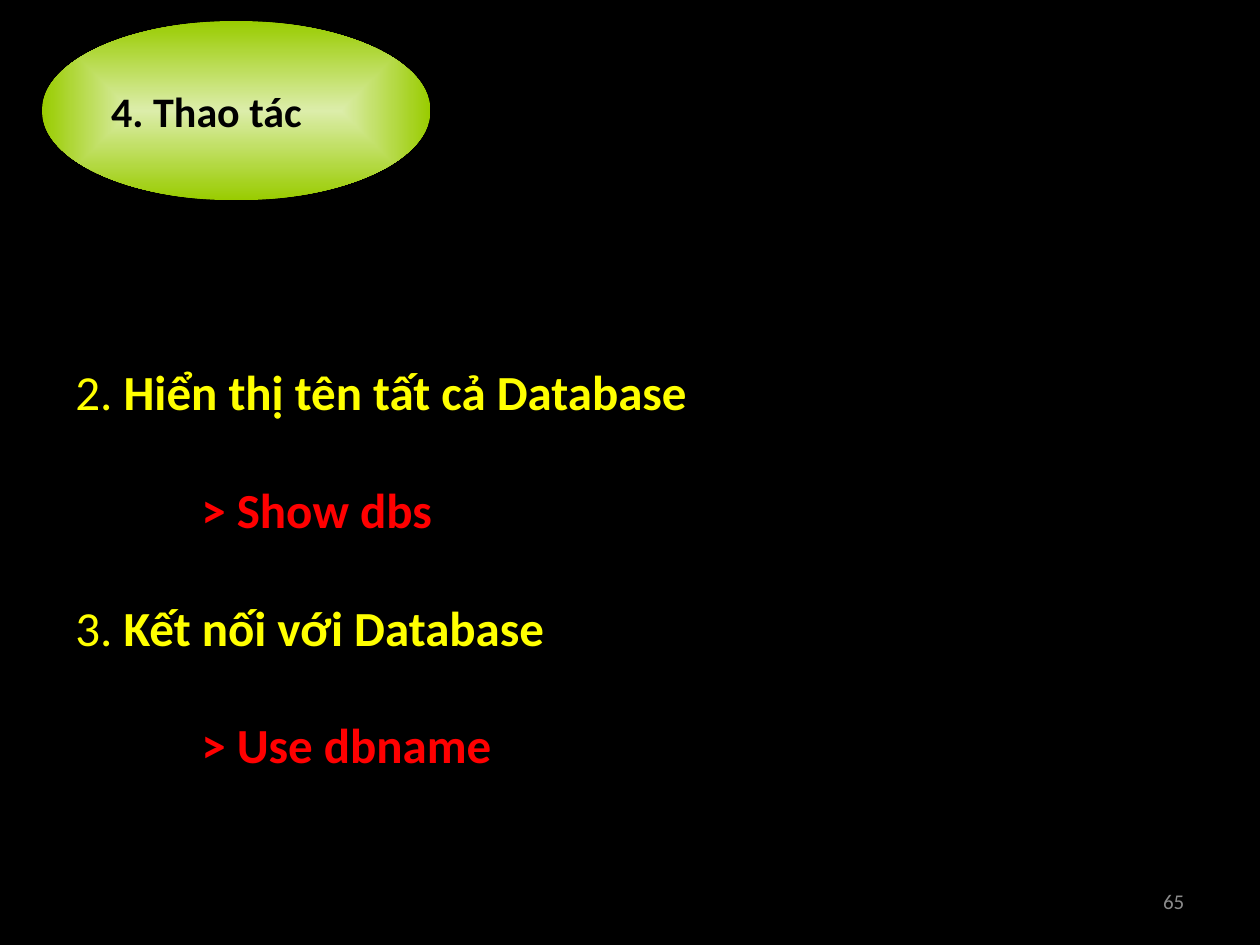
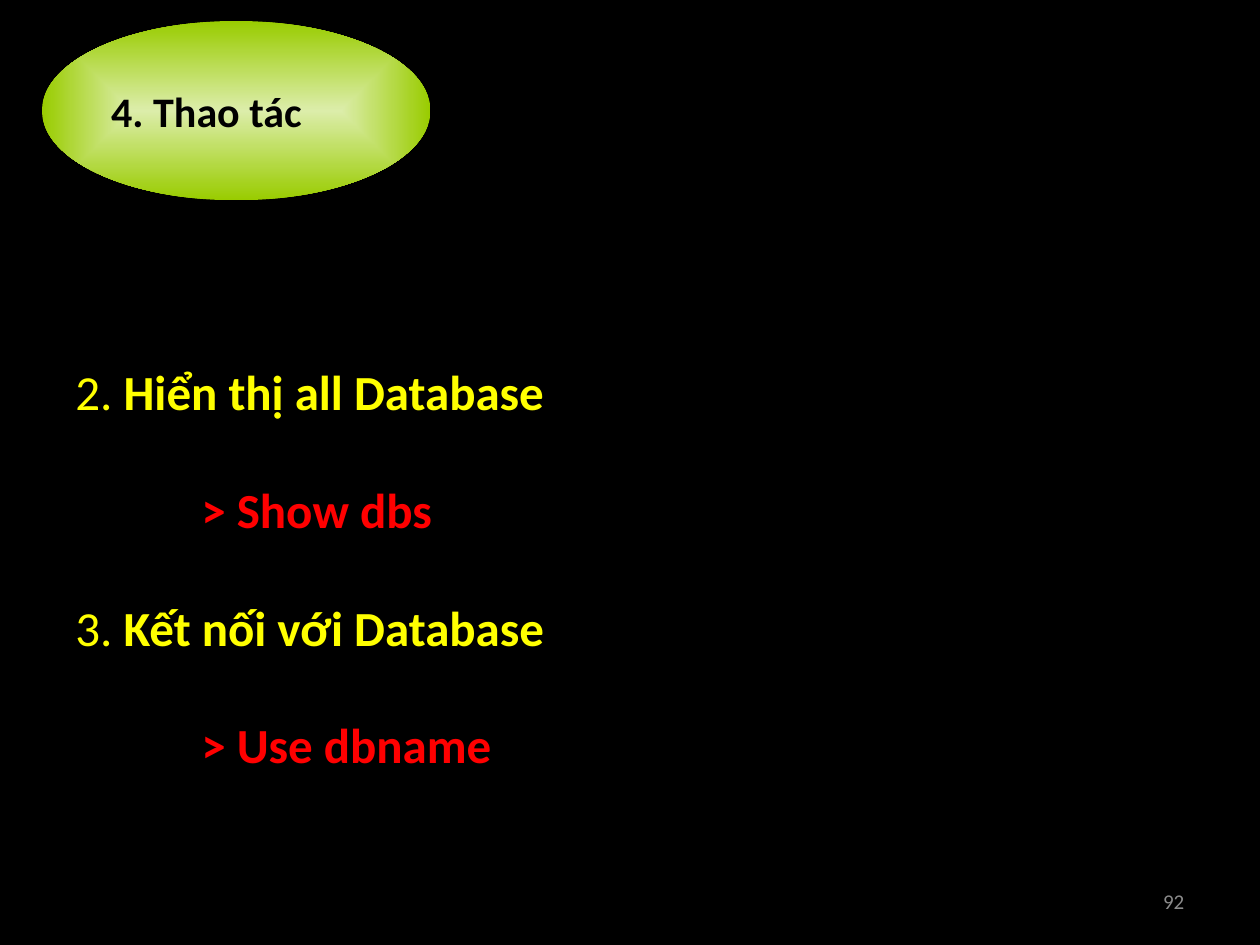
Before and after one commit to nguyenminhthong27/academic-term2-2012-distributed-application-group-21, a slide deck: slide 92 of 0.Seminar MongoDB/Introduction MongoDB.pptx (slide 65 before the commit). Drawn at 1260x945 pixels with LibreOffice and Linux fonts; fonts in the diff are those of the drawing. Boxes give left, top, right and bottom in pixels: in the first picture for what was removed or moved away, otherwise in the second. Text is boxed around its words. In the diff, an @@ line names an element or a change of style, - is before the commit and + after.

```diff
--- a/0.Seminar MongoDB/Introduction MongoDB.pptx
+++ b/0.Seminar MongoDB/Introduction MongoDB.pptx
@@ text at (x1=75, y1=371, x2=544, y2=419): text changed @@
-2. Hiển thị tên tất cả Database
+2. Hiển thị all Database
@@ page number at (x1=1163, y1=895, x2=1184, y2=909): text changed @@
-65
+92
```
Also in this commit, not shown: 25 other slides changed, 29 slides added, 1 slide removed.
